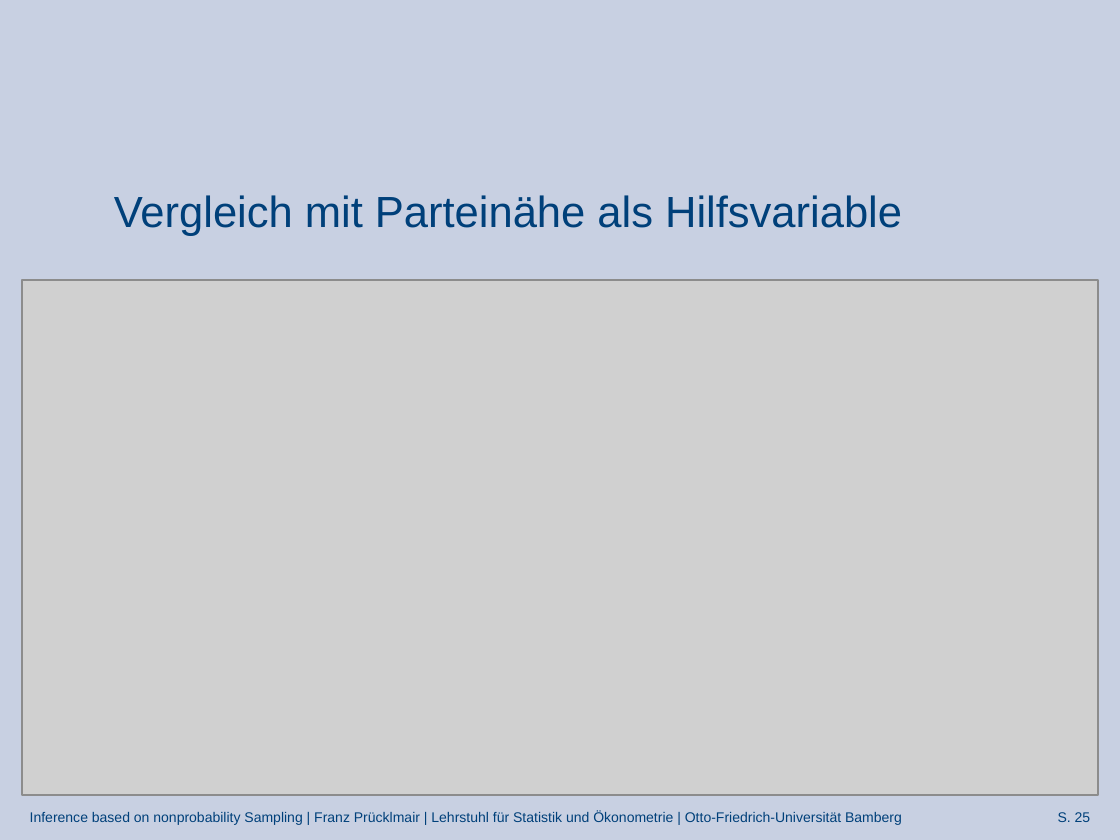
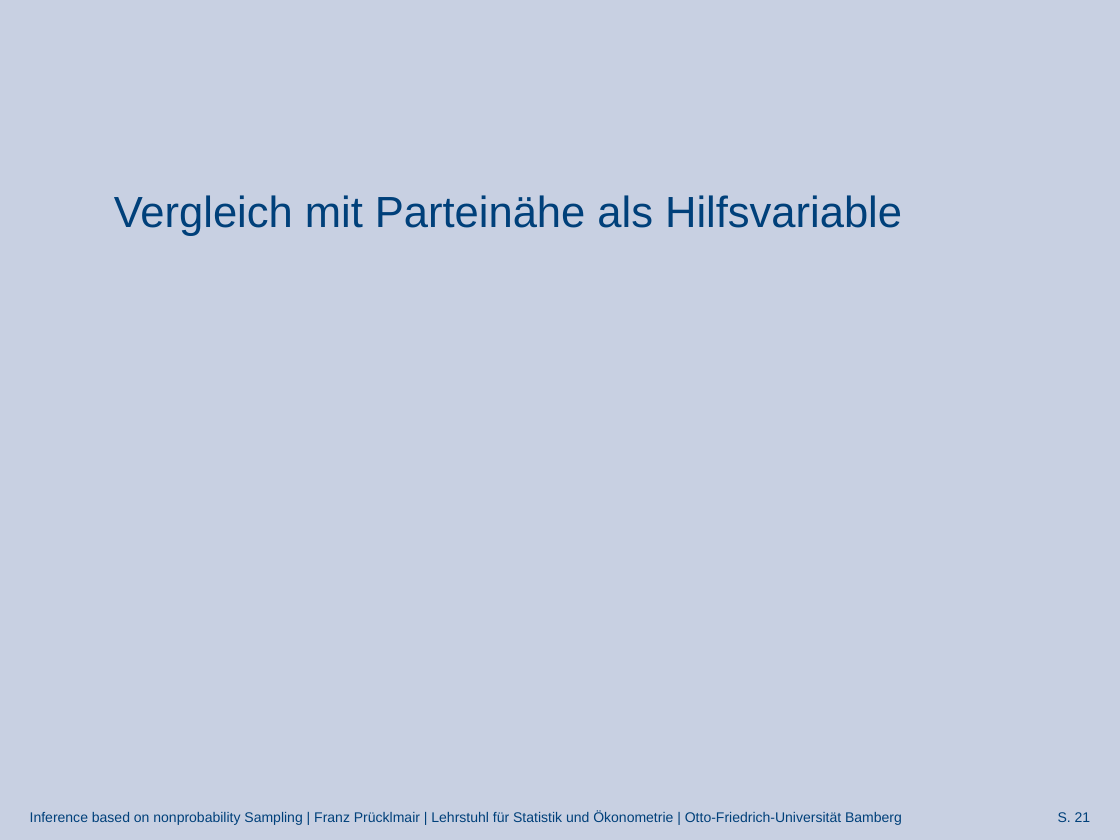
Before and after one commit to FranzPruecklmair/Civey, a slide deck: slide 21 of Präsentation_JF_29.04.2022.pptx (slide 25 before the commit). Drawn at 1120x840 pixels with LibreOffice and Linux fonts; fonts in the diff are those of the drawing; grey boxes stand for pictures; background and template pictures are left out. Boxes give left, top, right and bottom in pixels: in the first picture for what was removed or moved away, otherwise in the second. Text is boxed around its words. In the diff, an @@ line names an element or a change of style, - is before the commit and + after.

```diff
--- a/Präsentation_JF_29.04.2022.pptx
+++ b/Präsentation_JF_29.04.2022.pptx
@@ picture removed at bbox=[22, 280, 1099, 795] @@
@@ page number at bbox=[1058, 812, 1091, 822]: text changed @@
-S. 25
+S. 21
```
Also in this commit, not shown: 7 other slides changed, 6 slides added, 10 slides removed, 2 other files.
